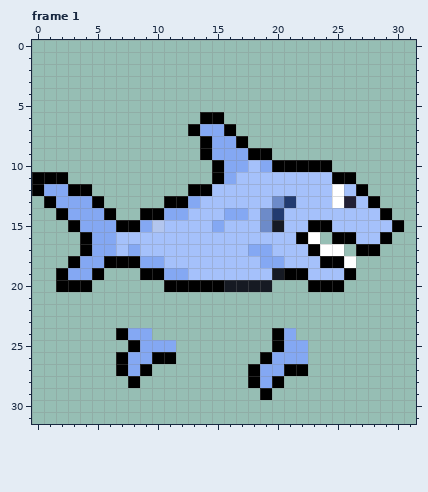
Two states of a pixel-art file, aseprites/fish_Shark.aseprite. That is the earlier state.
32x32 pixels, 1 frame. Shown: frame 1. The commit also changed other frames, which this record leaves out.
After:
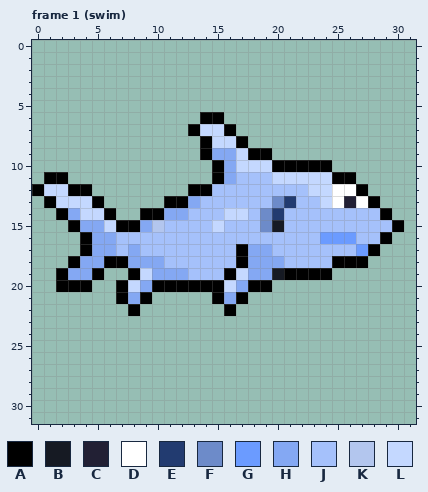
Palette (. is transparent): A #000000  B #161a23  C #222034  D #ffffff  E #223b70  F #6d8bc9  G #6b9bff  H #84a8f3  J #a5c1fb  K #b3c6ee  L #c4d8ff
The edit:
layer "vay duoi" added
layer "hamDuoi" removed
layer "hamTren" removed
layer "vayTren" removed
layer "vayDuoi" removed
layer "duoi" removed
Frame 1 (swim):
There is now colour A in row 18 at x 27; in row 19 at x 8; in row 20 at x 7 and 10; in row 21 at x 7, 9, 15 and 17; in row 22 at x 8 and 16.
The edit turns colour B into colour A in row 20 at x 18 to 19.
The edit turns colour D into colour A in row 18 at x 26.
The edit turns colour J into colour A in rows 17 to 18 at x 17; in row 19 at x 16 and 23 to 24.
The edit turns colour J into colour D in row 12 at x 26; in row 13 at x 27.
There is now colour G in row 16 at x 24.
The edit turns colour A into colour G in row 16 at x 25 to 26; in row 17 at x 27.
There is now colour H in row 20 at x 9; in row 21 at x 8 and 16.
The edit turns colour A into colour H in row 18 at x 8; in row 19 at x 10.
The edit turns colour B into colour H in row 20 at x 17.
The edit turns colour J into colour H in row 18 at x 18; in row 19 at x 18 to 19.
There is now colour J in row 17 at x 26.
The edit turns colour A into colour J in row 15 at x 23 to 24; in row 16 at x 22; in row 17 at x 23; in row 18 at x 24.
The edit turns colour D into colour J in row 16 at x 23; in row 17 at x 24 to 25.
There is now colour L in row 20 at x 8.
The edit turns colour A into colour L in row 19 at x 9.
The edit turns colour B into colour L in row 20 at x 16.
The edit turns colour H into colour L in row 7 at x 14 to 15; in row 8 at x 15 to 16; in row 9 at x 17; in row 10 at x 17 and 19; in row 12 at x 1 to 2; in row 13 at x 2 to 4.
The edit turns colour H into colour L in row 14 at x 4 to 5 and 16 to 17; in row 15 at x 6 and 15.
The edit turns colour J into colour L in row 10 at x 18; in row 11 at x 20 to 24; in row 12 at x 23 to 24; in row 13 at x 24; in row 19 at x 17.
Colour A is gone in row 11 at x 0; in row 19 at x 26; in row 20 at x 23 to 25; in row 24 at x 7 and 20; in row 25 at x 8 and 20; in row 26 at x 7, 10 to 11 and 19.
Colour A is gone in row 27 at x 7, 9, 18 and 21 to 22; in row 28 at x 8, 18 and 20; in row 29 at x 19.
Colour H is gone in row 24 at x 8 to 9 and 21; in row 25 at x 9 to 11 and 21 to 22; in row 26 at x 8 to 9 and 20 to 22; in row 27 at x 8 and 19 to 20; in row 28 at x 19.
Colour J is gone in row 19 at x 25.
Boxes around the changes in both pictures, in picture pixels (x1, y1, x2, y2):
changed: (200, 124, 368, 400)
changed: (32, 172, 176, 388)
